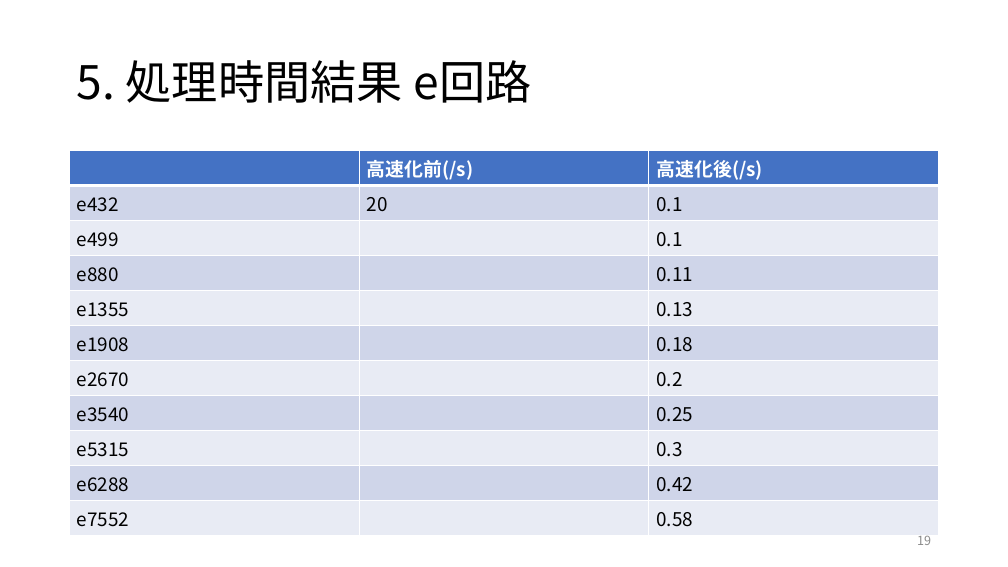
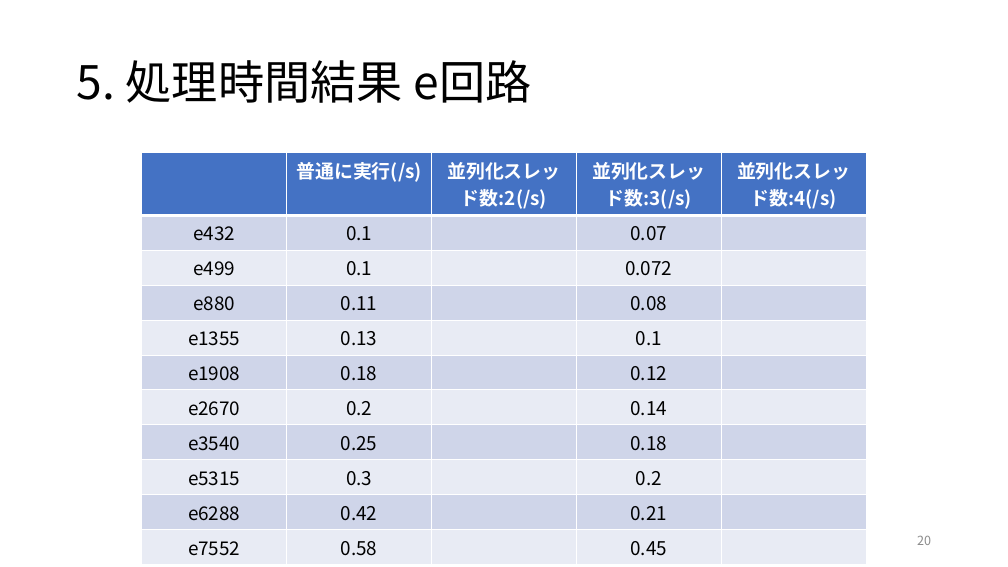
Before and after one commit to DJ956/CircuitSimulator, a slide deck: slide 20 of プレゼン.pptx (slide 19 before the commit). Drawn at 1008x567 pixels with LibreOffice and Linux fonts; fonts in the diff are those of the drawing. Boxes give left, top, right and bottom in pixels: in the first picture for what was removed or moved away, otherwise in the second. Text is boxed around its words. In the diff, an @@ line names an element or a change of style, - is before the commit and + after.

```diff
--- a/プレゼン.pptx
+++ b/プレゼン.pptx
@@ table at <box>142,153,868,560</box> @@
-column 2: 高速化前(/s) | 20 |  |  |  |  |  |  |  |  | 
-column 3: 高速化後(/s) | 0.1 | 0.1 | 0.11 | 0.13 | 0.18 | 0.2 | 0.25 | 0.3 | 0.42 | 0.58
+column 2: 普通に実行(/s) | 0.1 | 0.1 | 0.11 | 0.13 | 0.18 | 0.2 | 0.25 | 0.3 | 0.42 | 0.58
+column 3: 並列化スレッド数:2(/s) |  |  |  |  |  |  |  |  |  | 
+column 4: 並列化スレッド数:3(/s) | 0.07 | 0.072 | 0.08 | 0.1 | 0.12 | 0.14 | 0.18 | 0.2 | 0.21 | 0.45
+column 5: 並列化スレッド数:4(/s) |  |  |  |  |  |  |  |  |  | 
@@ table: place and size @@
-table at <box>70,151,938,531</box>
+table at <box>142,153,868,560</box>
@@ page number at <box>917,536,931,545</box>: text changed @@
-19
+20
```
Also in this commit, not shown: 8 other slides changed, 1 slide added.
